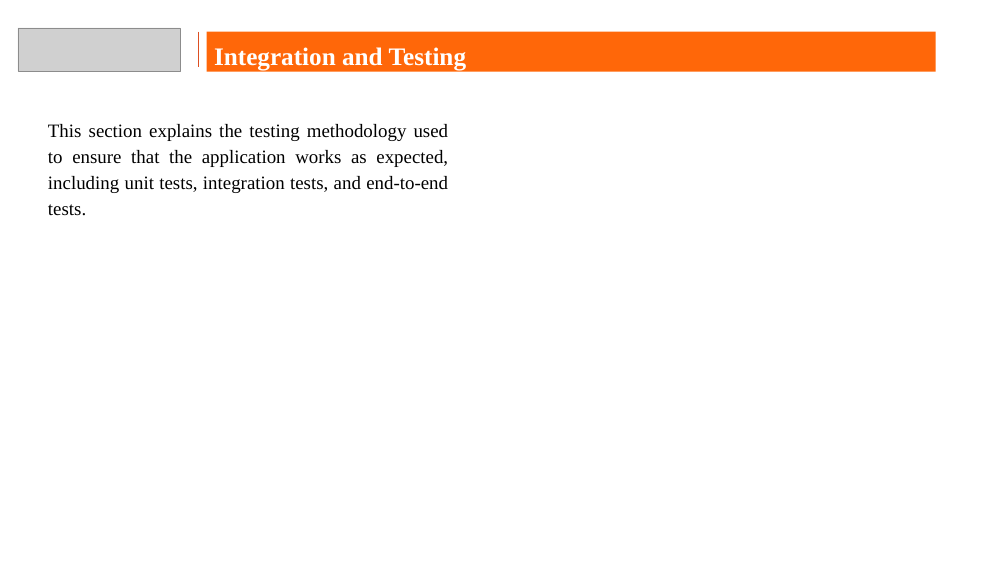
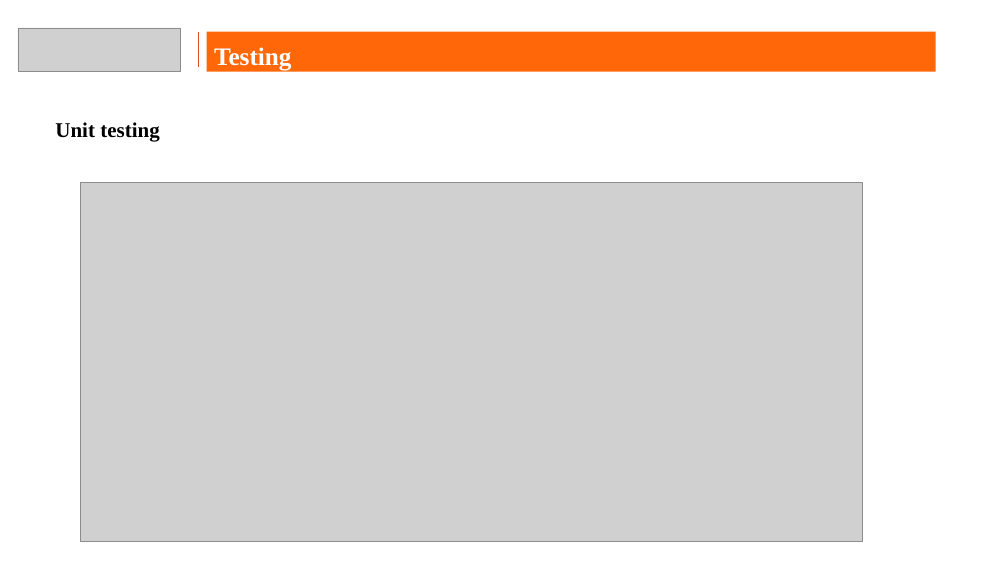
Before and after one commit to bharath210/HDFC_Capstone, a slide deck: slide 20 of Capstone Presentation Format Ver 1.0.pptx (slide 9 before the commit). Drawn at 1008x567 pixels with LibreOffice and Linux fonts; fonts in the diff are those of the drawing; grey boxes stand for pictures; background and template pictures are left out. Boxes give left, top, right and bottom in pixels: in the first picture for what was removed or moved away, otherwise in the second. Text is boxed around its words. In the diff, an @@ line names an element or a change of style, - is before the commit and + after.

Commit message:
added screenshots and ppt

```diff
--- a/Capstone Presentation Format Ver 1.0.pptx
+++ b/Capstone Presentation Format Ver 1.0.pptx
@@ text in rectangle at (214,47,291,71): text changed @@
-Integration and Testing
+Testing
@@ text at (55,122,160,142): text changed; size 18 to 20 pt; bold on @@
-This section explains the testing methodology used to ensure that the application works as expected, including unit tests, integration tests, and end-to-end tests.
+Unit testing
@@ picture added at (80,182,862,541) @@
```
Also in this commit, not shown: 7 other slides changed, 22 slides added, 5 slides removed, 40 other files.
